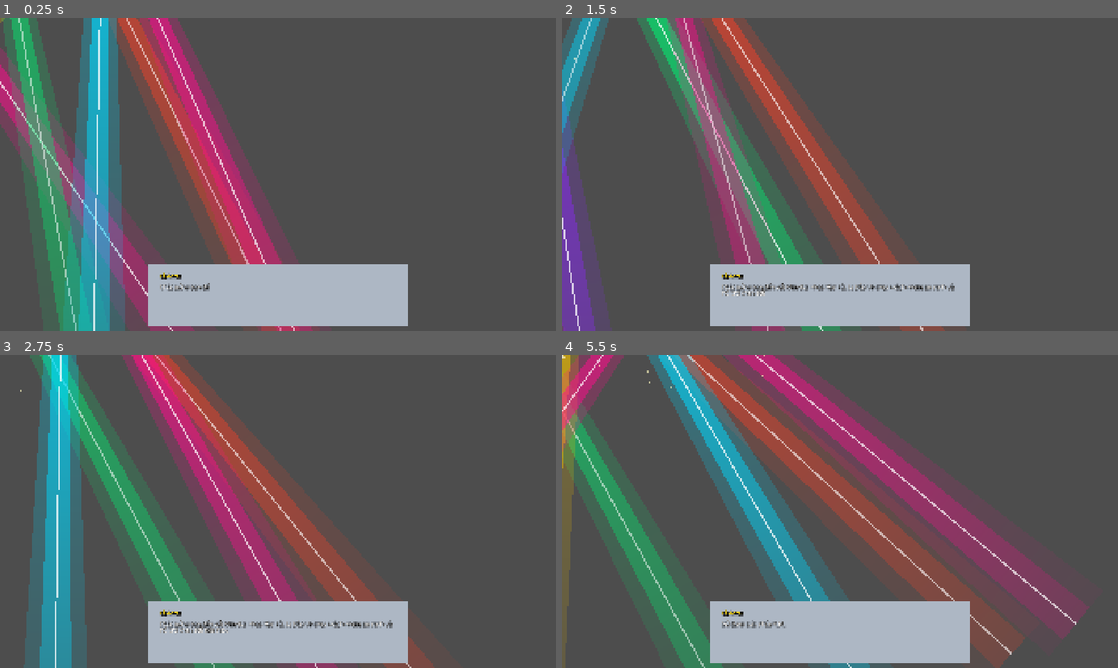
Above: before the commit, frames 1-4 (two rows, left to right).
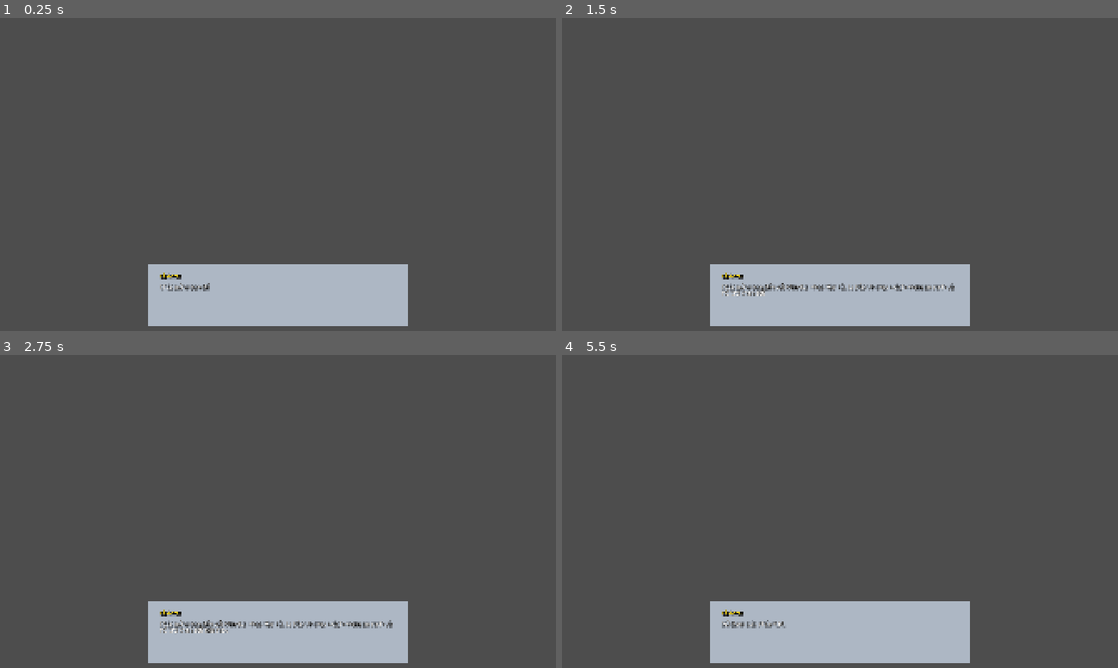
Above: after the commit, the same moments.

Repository: dctrngg/concert
Game: Godot game, scene res://Scene/stage.tscn
Same seed, same stepped clock (60 frames per second), same inputs: the game is played once before the commit and once after it. This scene is started directly instead of the project's main scene. Sound files missing from this copy of the repository are replaced by a short silence.
Inputs (mouse positions are in pixels of both pictures, inside the frame that each line leads up to):
- Up to frame 1 (0.25 s): no input
- Up to frame 2 (1.5 s): tap Enter at 0.5 s; move the mouse to (962, 158) at 0.52 s; hold D (move_right) 0.53-1.28 s; hold Shift (run) 0.53-1.28 s; click (962, 158) at 0.67 s; move the mouse to (728, 190) at 1.27 s; hold S (move_down) from 1.28 s (still down); tap E at 1.35 s
- Up to frame 3 (2.75 s): move the mouse to (333, 442) at 2.02 s; release S (move_down) at 2.03 s; hold D (move_right) from 2.03 s (still down); hold Shift (run) from 2.03 s (still down)
- Up to frame 4 (5.5 s): move the mouse to (812, 574) at 2.77 s; release D (move_right) at 2.78 s; release Shift (run) at 2.78 s; hold W (move_up) 2.78-3.53 s; tap E at 2.85, 4.35 s; click (812, 574) at 2.92 s; move the mouse to (1006, 558) at 3.52 s; hold Shift (run) 3.53-4.28 s; hold A (move_left) 3.53-5.03 s; move the mouse to (673, 464) at 4.27 s; move the mouse to (867, 511) at 5.02 s; hold S (move_down) from 5.03 s (still down); hold Shift (run) from 5.03 s (still down); click (867, 511) at 5.17 s

The runs differ from the first frame. In frame 1, 26% of the frame differs, in the area x 0-58%, y 0-100%; in frame 2, 21%; in frame 3, 27%; in frame 4, 36%, in the area x 0-95%, y 0-100%.
Error after the commit: Parse Error: Identifier "_confetti_cannons" not declared in the current scope. (res://Scripts/stage.gd:151)

Commit message:
feat: upgrade to 4-cannon 1,400 particle full-screen rainbow confetti extravaganza

Diff:
--- a/Scripts/stage.gd
+++ b/Scripts/stage.gd
@@ -134,22 +134,25 @@
 	_dust_motes = CPUParticles2D.new()
 	_dust_motes.name = "DustMotes"
 	_dust_motes.z_index = 4
-	_dust_motes.amount = 80
+	_dust_motes.amount = 90
 	_dust_motes.lifetime = 5.0
 	_dust_motes.emission_shape = CPUParticles2D.EMISSION_SHAPE_RECTANGLE
-	_dust_motes.emission_rect_extents = Vector2(750, 500)
+	_dust_motes.emission_rect_extents = Vector2(800, 550)
 	_dust_motes.position = Vector2(0, -350)
 	_dust_motes.gravity = Vector2(0, -10.0)
 	_dust_motes.initial_velocity_min = 8.0
-	_dust_motes.initial_velocity_max = 24.0
+	_dust_motes.initial_velocity_max = 25.0
 	_dust_motes.scale_amount_min = 4.0
 	_dust_motes.scale_amount_max = 8.0
 	_dust_motes.color = Color(1.0, 0.98, 0.75, 0.65)
 	add_child(_dust_motes)
 
-	# 2. Pháo Hoa Giấy Kim Tuyến Sân Khấu (Stage Confetti Celebration)
-	_confetti_left = _create_confetti_cannon(Vector2(-360, -520), Vector2(0.4, -1.0))
-	_confetti_right = _create_confetti_cannon(Vector2(360, -520), Vector2(-0.4, -1.0))
+	# 2. Dàn 4 Khẩu Pháo Hoa Giấy Kim Tuyến Sân Khấu Bắn Toàn Màn Hình Nhiều Màu (Full-Screen Rainbow Confetti)
+	_confetti_cannons.clear()
+	_confetti_cannons.append(_create_confetti_cannon(Vector2(-520, -460), Vector2(0.7, -0.9)))  # Cánh Trái (Phun chéo rộng)
+	_confetti_cannons.append(_create_confetti_cannon(Vector2(-180, -520), Vector2(0.2, -1.0)))  # Giữa Trái (Phun cao)
+	_confetti_cannons.append(_create_confetti_cannon(Vector2(180, -520), Vector2(-0.2, -1.0)))  # Giữa Phải (Phun cao)
+	_confetti_cannons.append(_create_confetti_cannon(Vector2(520, -460), Vector2(-0.7, -0.9)))  # Cánh Phải (Phun chéo rộng)
 
 	# 3. Lớp Khói Sân Khấu Trôi Nhè Nhẹ (Stage Fog)
 	_stage_fog = Node2D.new()
@@ -158,36 +161,52 @@
 	add_child(_stage_fog)
 	_stage_fog.draw.connect(_on_draw_stage_fog)
 
-	# Tự động nổ pháo hoa Confetti chào mừng sau 1 giây khi vừa vào Đêm Nhạc!
-	get_tree().create_timer(1.0).timeout.connect(burst_confetti)
+	# Tự động nổ dàn pháo hoa Confetti rực rỡ chào mừng ngay sau 0.8 giây!
+	get_tree().create_timer(0.8).timeout.connect(burst_confetti)
 
 func _create_confetti_cannon(pos: Vector2, dir: Vector2) -> CPUParticles2D:
 	var cannon = CPUParticles2D.new()
 	cannon.position = pos
-	cannon.z_index = 6
-	cannon.amount = 100
-	cannon.lifetime = 3.2
+	cannon.z_index = 25 # Hiện trên đỉnh màn hình
+	cannon.amount = 350 # Phun 350 hạt kim tuyến mỗi súng -> Tổng 1,400 hạt cực kỳ dày đặc!
+	cannon.lifetime = 4.2
 	cannon.one_shot = true
-	cannon.explosiveness = 0.92
+	cannon.explosiveness = 0.95
 	cannon.direction = dir
-	cannon.spread = 40.0
-	cannon.gravity = Vector2(0, 360.0)
-	cannon.initial_velocity_min = 320.0
-	cannon.initial_velocity_max = 520.0
-	cannon.scale_amount_min = 4.0
-	cannon.scale_amount_max = 8.5
-	cannon.color = Color(1.0, 0.2, 0.6, 1.0)
+	cannon.spread = 65.0
+	cannon.gravity = Vector2(0, 320.0)
+	cannon.initial_velocity_min = 450.0
+	cannon.initial_velocity_max = 950.0
+	cannon.scale_amount_min = 5.0
+	cannon.scale_amount_max = 12.0
+
+	# Gradient nhiều màu rực rỡ bùng nổ (Magenta, Cyan, Gold, Mint, Purple, Coral)
+	var grad = Gradient.new()
+	grad.offsets = PackedFloat32Array([0.0, 0.2, 0.4, 0.6, 0.8, 1.0])
+	grad.colors = PackedColorArray([
+		Color(1.0, 0.05, 0.55, 1.0), # Magenta
+		Color(0.0, 0.9, 1.0, 1.0),   # Electric Cyan
+		Color(1.0, 0.88, 0.1, 1.0),  # Bright Gold
+		Color(0.1, 0.95, 0.45, 1.0), # Mint Green
+		Color(0.65, 0.25, 1.0, 1.0), # Deep Purple
+		Color(1.0, 0.35, 0.15, 1.0)  # Coral Flame
+	])
+	cannon.color_initial_ramp = grad
 	add_child(cannon)
 	return cannon
 
 func burst_confetti() -> void:
-	if _confetti_left:
-		_confetti_left.color = _neon_colors[randi() % _neon_colors.size()]
-		_confetti_left.restart()
-	if _confetti_right:
-		_confetti_right.color = _neon_colors[randi() % _neon_colors.size()]
-		_confetti_right.restart()
-	print("[ConcertStage] 🎆 BẮN PHÁO HOA GIẤY KIM TUYẾN SÂN KHẤU BÙNG NỔ!")
+	for cannon in _confetti_cannons:
+		if is_instance_valid(cannon):
+			cannon.restart()
+
+	# Bắn tiếp đợt 2 bùng nổ sau 0.3s để phủ kín toàn màn hình!
+	get_tree().create_timer(0.3).timeout.connect(func():
+		for cannon in _confetti_cannons:
+			if is_instance_valid(cannon):
+				cannon.emitting = true
+	)
+	print("[ConcertStage] 🎆 DÀN 1,400 PHÁO HOA KIM TUYẾN BẮN PHỦ KÍN TOÀN MÀN HÌNH!")
 
 func _on_draw_stage_fog() -> void:
 	if not is_concert_active:
